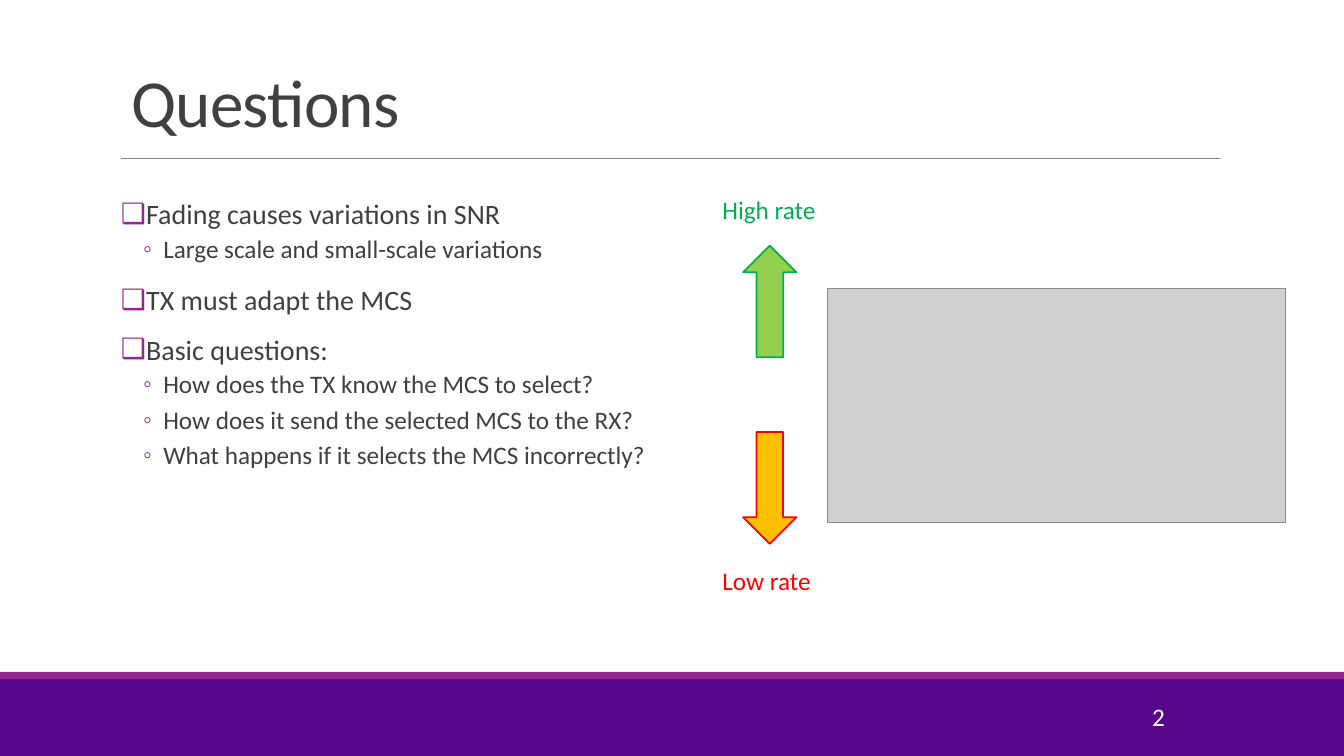
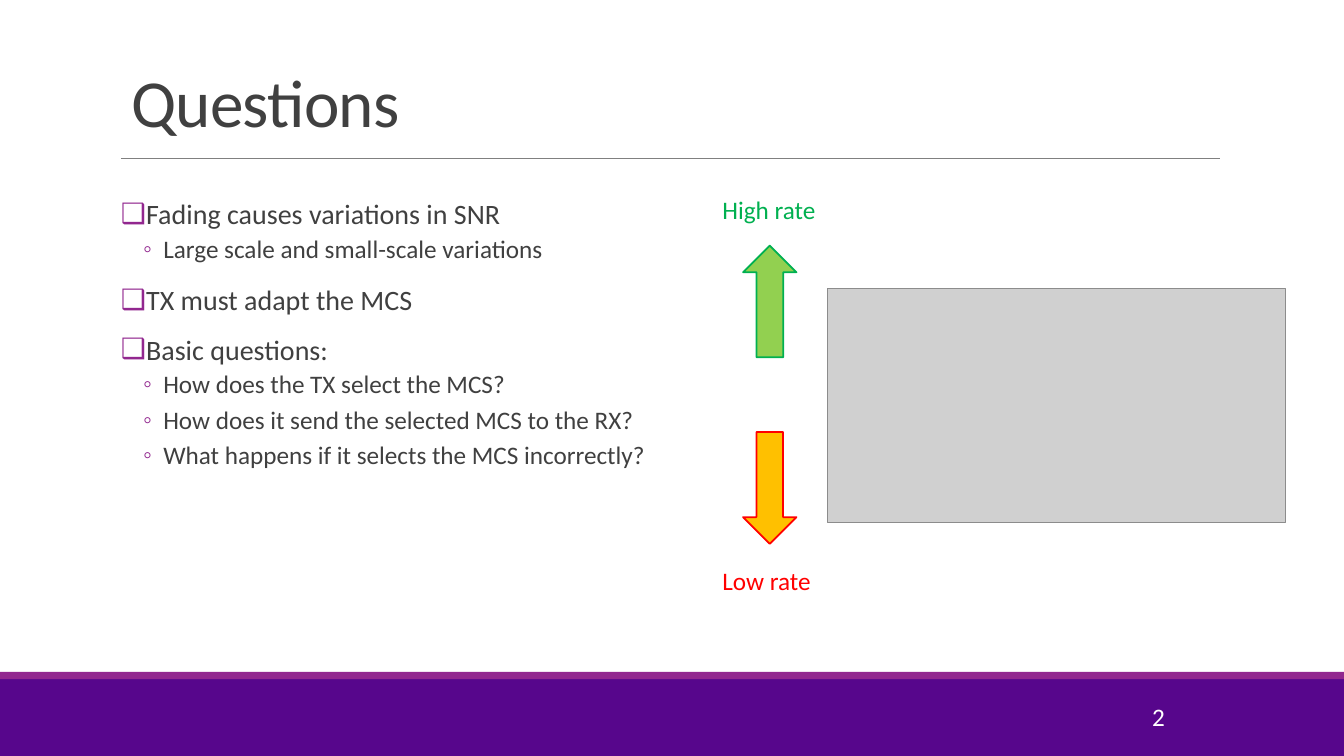
Before and after one commit to sdrangan/wirelesscomm, a slide deck: slide 2 of lectures/Unit05_AMC.pptx. Drawn at 1344x756 pixels with LibreOffice and Linux fonts; fonts in the diff are those of the drawing; grey boxes stand for pictures; background and template pictures are left out. Boxes give left, top, right and bottom in pixels: in the first picture for what was removed or moved away, otherwise in the second. Text is boxed around its words. In the diff, an @@ line names an element or a change of style, - is before the commit and + after.

```diff
--- a/lectures/Unit05_AMC.pptx
+++ b/lectures/Unit05_AMC.pptx
@@ text at bbox=[163, 375, 504, 393]: text changed @@
-  ◦ How does the TX know the MCS to select?
+  ◦ How does the TX select the MCS?
```
Also in this commit, not shown: 5 other slides changed, 1 other file.
